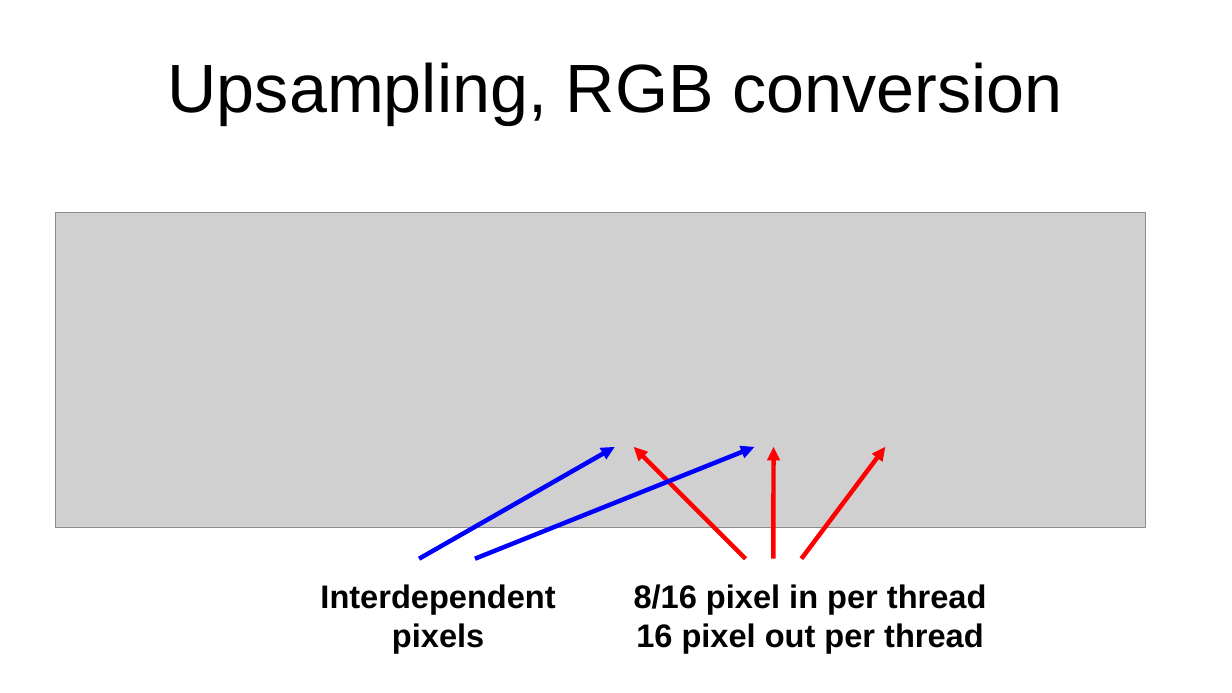
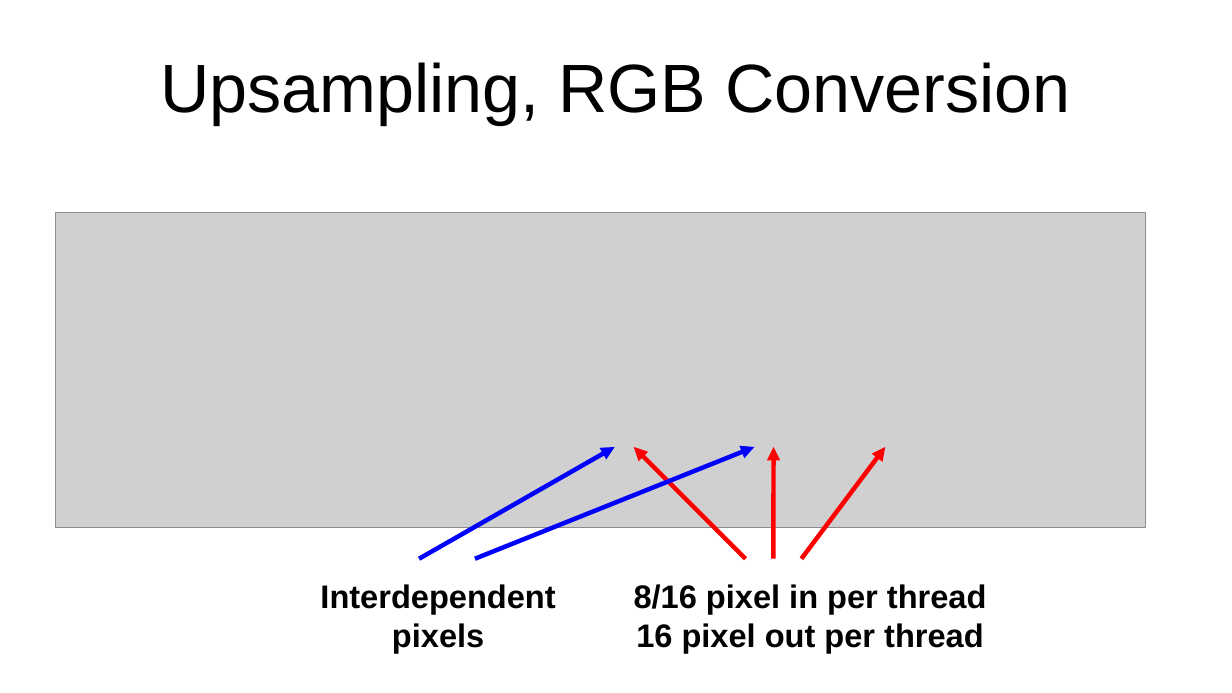
Before and after one commit to il-pist/JPEG_cuda, a slide deck: slide 12 of nanojpeg/doc/NanoJPEG CUDA presentazione.odp. Drawn at 1232x693 pixels with LibreOffice and Linux fonts; fonts in the diff are those of the drawing; grey boxes stand for pictures. Boxes give left, top, right and bottom in pixels: in the first picture for what was removed or moved away, otherwise in the second. Text is boxed around its words. In the diff, an @@ line names an element or a change of style, - is before the commit and + after.

```diff
--- a/nanojpeg/doc/NanoJPEG CUDA presentazione.odp
+++ b/nanojpeg/doc/NanoJPEG CUDA presentazione.odp
@@ title at bbox=[160, 62, 1070, 125]: text changed @@
-Upsampling, RGB conversion
+Upsampling, RGB Conversion
```
Also in this commit, not shown: 6 other slides changed, 1 slide added, 1 other file.
